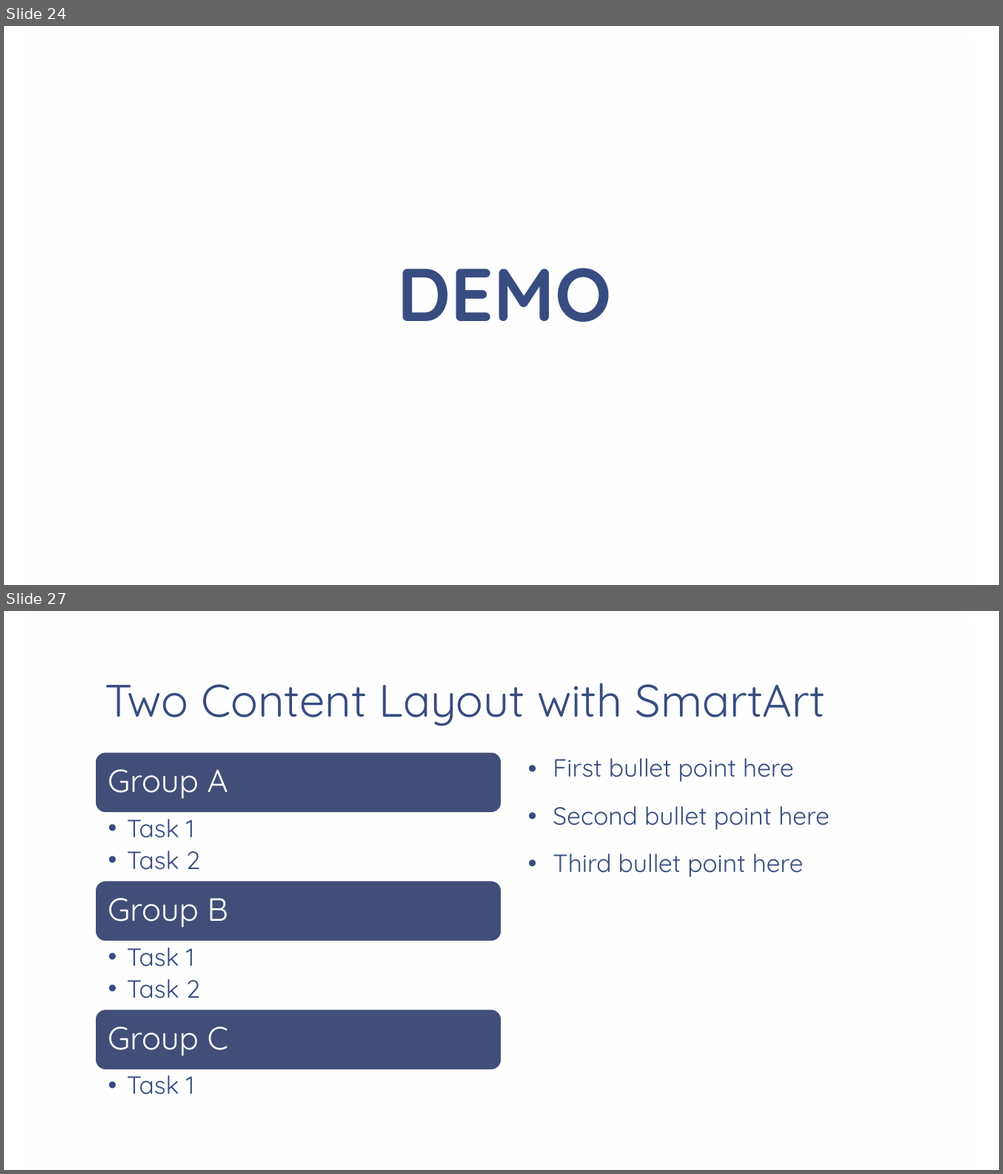
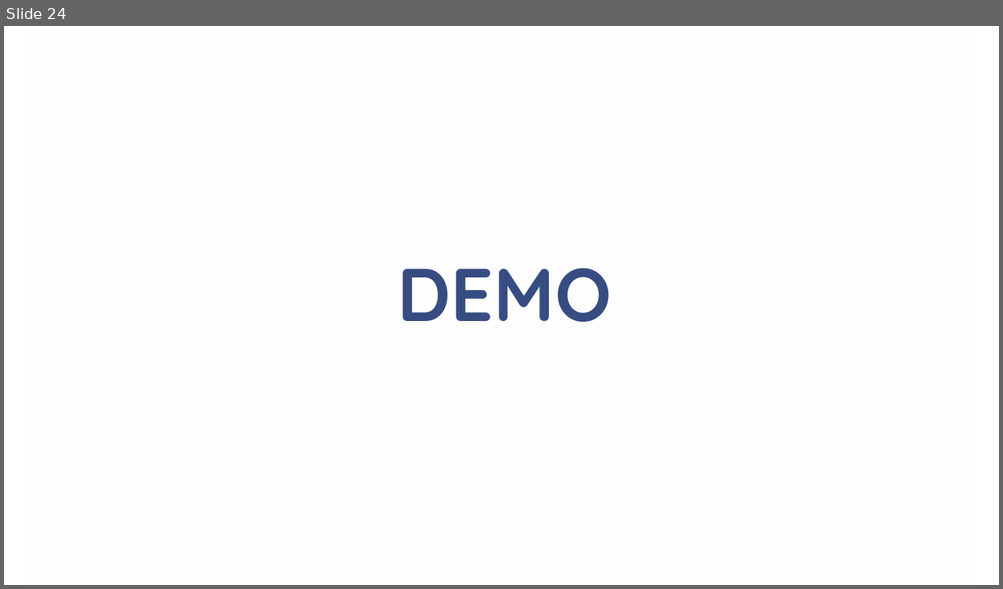
Before and after one commit to cfclick/CFSummit2016, a slide deck: powerpoint/SmartPDF/Don't Just PDF.pptx. Shown one above the other, each under a label of ours: slides 24 and 27 before the commit, slide 24 after it; the slides between them are not shown. The pictures are 1003x1174 and 1003x589 pixels, drawn with LibreOffice and Linux fonts; fonts in the diff are those of the drawing; background and template pictures are left out. Boxes give left, top, right and bottom in pixels: in the first picture for what was removed or moved away, otherwise in the second. Text is boxed around its words. In the diff, an @@ line names an element or a change of style, - is before the commit and + after.

```diff
--- a/powerpoint/SmartPDF/Don't Just PDF.pptx
+++ b/powerpoint/SmartPDF/Don't Just PDF.pptx
@@ slide 27 removed at [4, 611, 999, 1170], background picture (left out); not listed: 1 template element that a slide beside it also shows @@
@@ title removed at [105, 683, 825, 726] @@
-Two Content Layout with SmartArt
@@ text removed at [552, 758, 829, 877] @@
-• First bullet point here
-• Second bullet point here
-• Third bullet point here
@@ group removed at [95, 752, 501, 1095]: 6 texts, 3 rounded rectangles @@
-Group A
-  • Task 1
-  • Task 2
-Group B
-  • Task 1
-  • Task 2
-Group C
-  • Task 1
```
Also in this commit, not shown: 1 slide changed, 3 slides added, 7 other slides removed.
